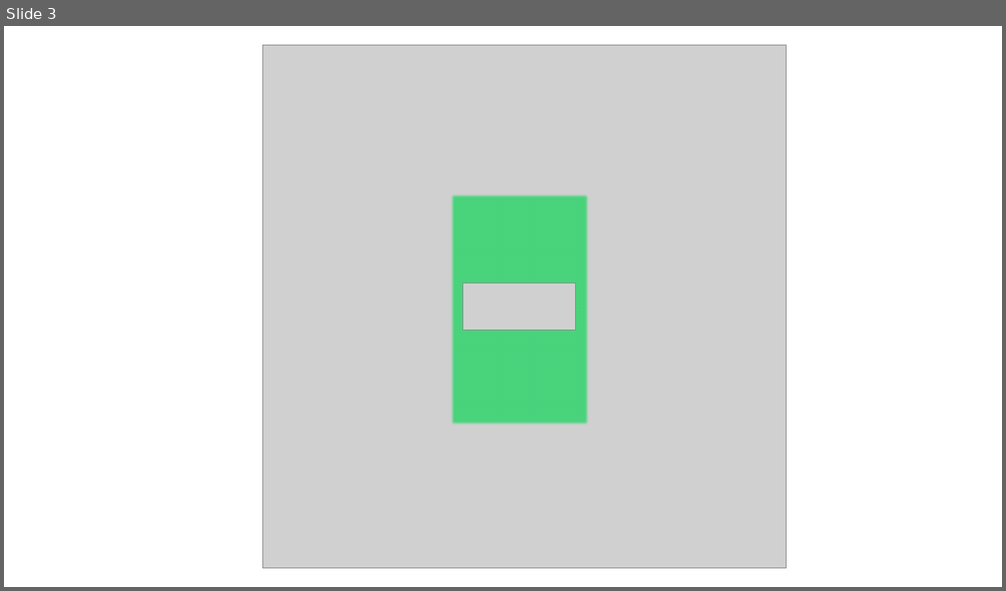
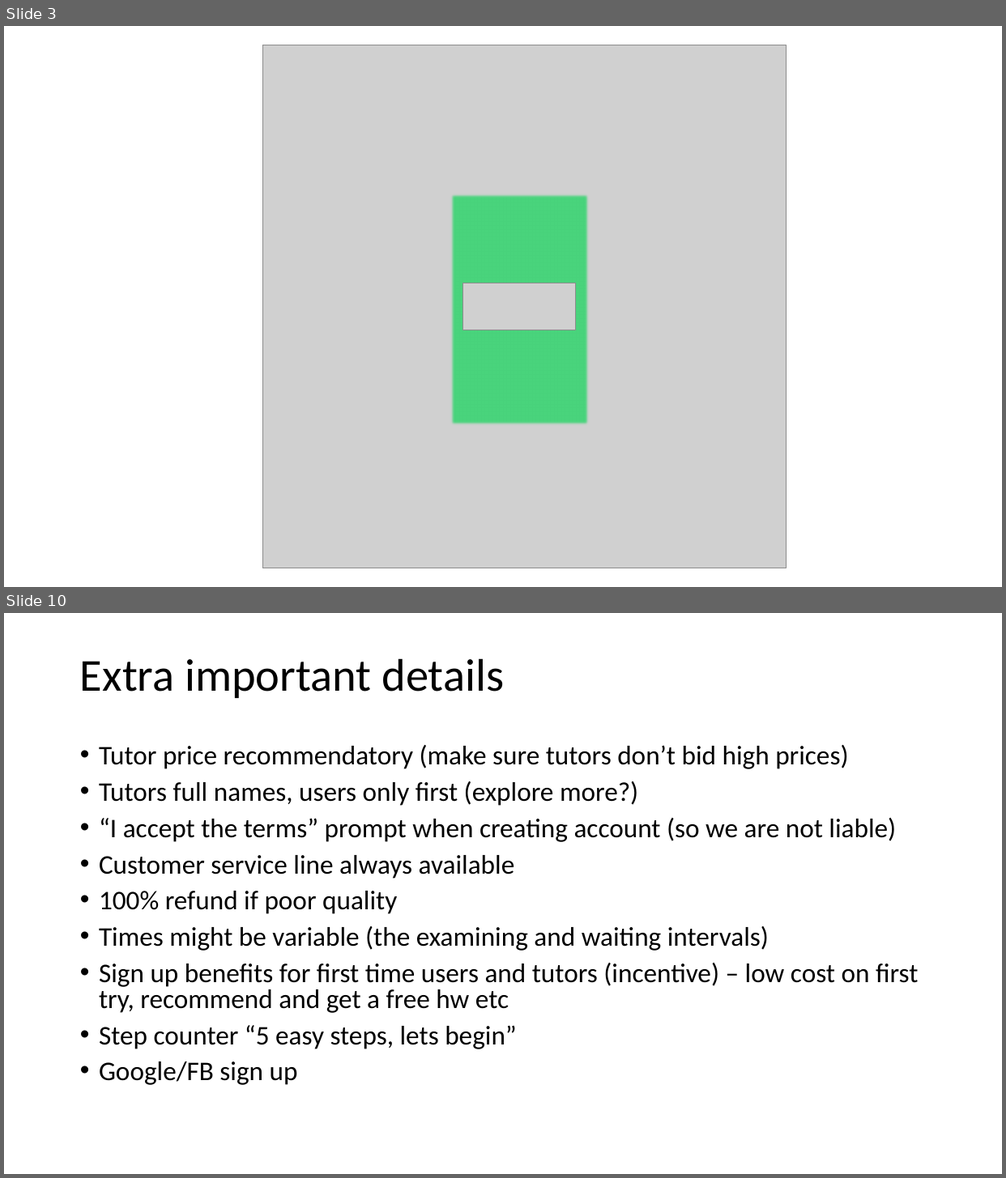
Before and after one commit to skasapis/Lysi_Website, a slide deck: Misc/icons.pptx. Shown one above the other, each under a label of ours: slide 3 before the commit, slides 3 and 10 after it; the slides between them are not shown. The pictures are 1006x591 and 1006x1178 pixels, drawn with LibreOffice and Linux fonts; fonts in the diff are those of the drawing; grey boxes stand for pictures. Boxes give left, top, right and bottom in pixels: in the first picture for what was removed or moved away, otherwise in the second. Text is boxed around its words. In the diff, an @@ line names an element or a change of style, - is before the commit and + after.

```diff
--- a/Misc/icons.pptx
+++ b/Misc/icons.pptx
@@ slide 10 added at (4, 613, 1002, 1174), background #FFFFFF @@
@@ title added at (80, 658, 504, 698), 44 pt, text #000000 @@
+Extra important details
@@ text added at (99, 745, 918, 1085), 25.9 pt, text #000000 @@
+• Tutor price recommendatory (make sure tutors don’t bid high prices)
+• Tutors full names, users only first (explore more?)
+• “I accept the terms” prompt when creating account (so we are not liable)
+• Customer service line always available
+• 100% refund if poor quality
+• Times might be variable (the examining and waiting intervals)
+• Sign up benefits for first time users and tutors (incentive) – low cost on first try, recommend and get a free hw etc
+• Step counter “5 easy steps, lets begin”
+• Google/FB sign up
```
Also in this commit, not shown: 13 other slides added, 3 other files.
